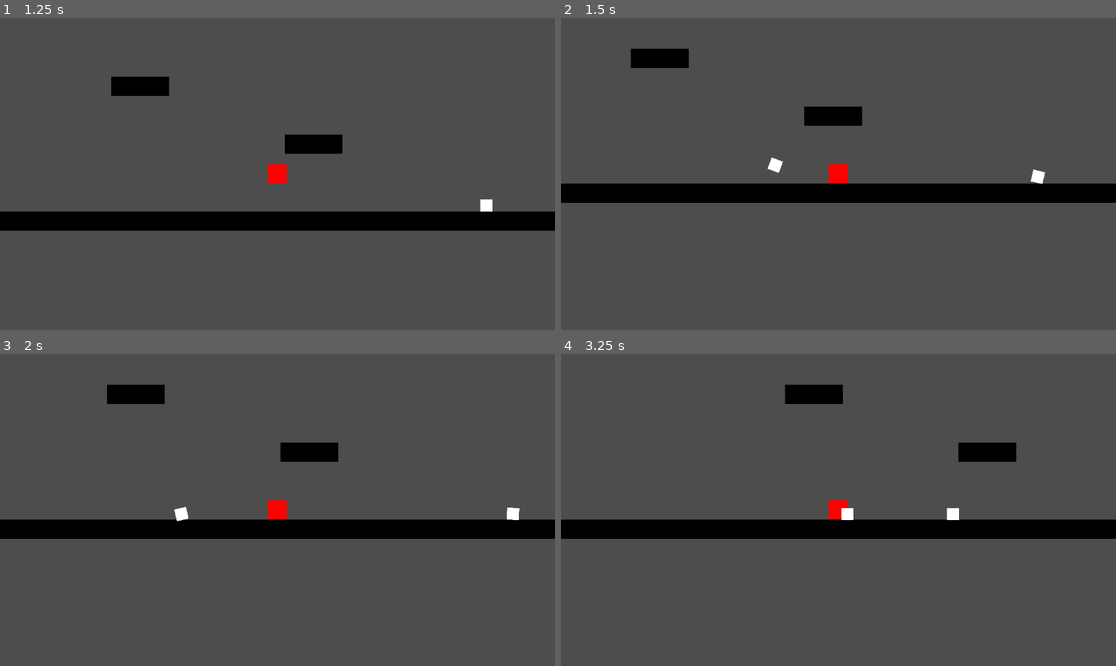
Above: before the commit, frames 1-4 (two rows, left to right).
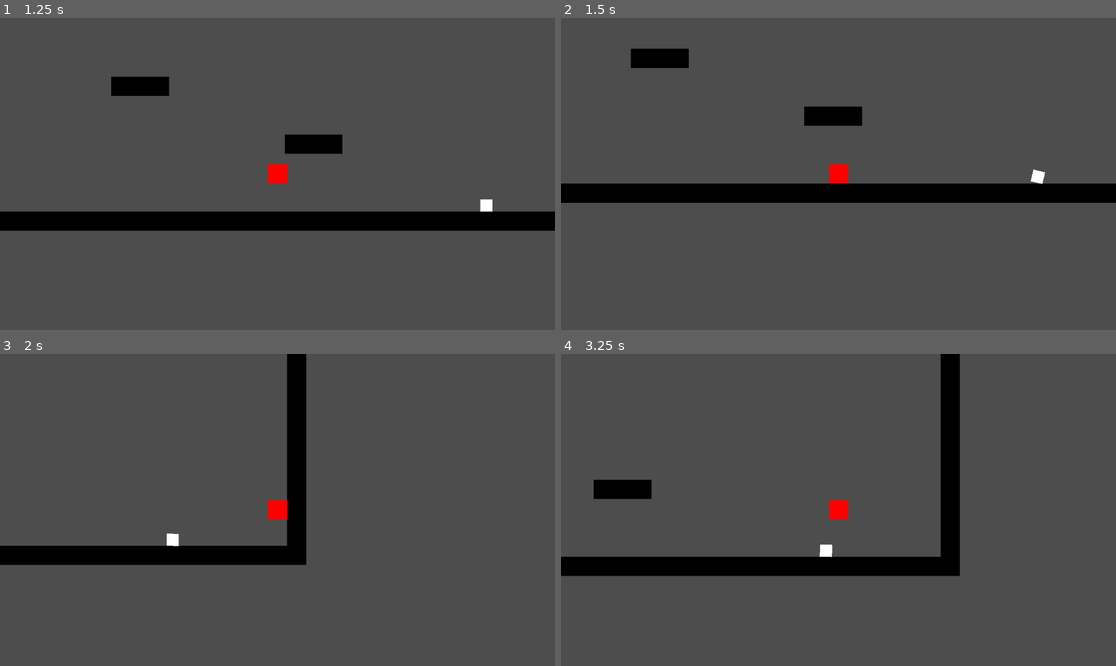
Above: after the commit, the same moments.

Repository: Lukko-Digital/upwell
Game: Godot game, scene res://src/main.tscn
Two runs of this game, one before a commit and one after it. Both use one fixed random seed, a clock stepped at 60 frames per second and the inputs below.
Inputs (mouse positions are in pixels of both pictures, inside the frame that each line leads up to):
- Up to frame 1 (1.25 s): tap Enter at 0.5 s; move the mouse to (399, 158) at 0.52 s; hold D (right) from 0.53 s (still down); hold Right mouse button (attract) from 0.53 s (still down); tap Space (jump) at 0.77 s; click (399, 158) at 0.8 s
- Up to frame 2 (1.5 s): keep holding D (right); move the mouse to (727, 189) at 1.27 s; release Right mouse button (attract) at 1.28 s; click (727, 189) at 1.35 s
- Up to frame 3 (2 s): keep holding D (right); tap Space (jump) at 1.52 s; right-click (166, 525) at 1.55 s
- Up to frame 4 (3.25 s): move the mouse to (894, 441) at 2.02 s; release D (right) at 2.03 s; hold A (left) 2.03-2.78 s; hold Right mouse button (attract) 2.03-2.78 s; click (894, 441) at 2.3 s; move the mouse to (810, 572) at 2.77 s; hold D (right) from 2.78 s (still down); click (810, 572) at 2.85 s; tap Space (jump) at 3.02 s; right-click (810, 572) at 3.05 s

Frame 1 is identical in both runs. In frame 2, less than 0.1% of the frame differs, in the area x 37-41%, y 44-50%; in frame 3, 12%; in frame 4, 15%, in the area x 0-100%, y 0-72%.

Commit message:
add drill bit recall

Diff:
--- a/project.godot
+++ b/project.godot
@@ -57,6 +57,7 @@
 
 2d_physics/layer_1="TERRAIN"
 2d_physics/layer_2="PLAYER"
+2d_physics/layer_3="DRILL"
 
 [rendering]
 
--- a/src/drill_bit.tscn
+++ b/src/drill_bit.tscn
@@ -6,7 +6,7 @@
 size = Vector2(10, 10)
 
 [node name="DrillBit" type="RigidBody2D"]
-collision_layer = 0
+collision_layer = 4
 script = ExtResource("1_586he")
 
 [node name="CollisionShape2D" type="CollisionShape2D" parent="."]
--- a/src/player.gd
+++ b/src/player.gd
@@ -1,4 +1,5 @@
 extends CharacterBody2D
+class_name Player
 
 const PLAYER = {
 	SPEED = 150.0,
@@ -13,13 +14,17 @@
 }
 
 @onready var drill_scene = preload ("res://src/drill_bit.tscn")
+@onready var pickup_area: Area2D = $PickupArea
+
 var gravity = ProjectSettings.get_setting("physics/2d/default_gravity")
-var drill = null
+var drill: RigidBody2D = null
 
 func _physics_process(delta):
 	handle_gravity(delta)
 	handle_movement(delta)
 	move_and_slide()
+	if drill:
+		print(drill.linear_velocity)
 
 func handle_gravity(delta):
 	if not is_on_floor():
@@ -29,10 +34,17 @@
 	# magnet attraction
 	if drill:
 		var vec_to_drill = (drill.global_position - global_position).normalized()
-		if Input.is_action_just_pressed("attract"):
-			velocity += vec_to_drill * DRILL.INITIAL_ATTRACT_SPEED
-		if Input.is_action_pressed("attract"):
-			velocity += vec_to_drill * DRILL.ATTRACT_FORCE * delta
+		if Input.is_action_pressed("down"):
+			if Input.is_action_pressed("attract"):
+				drill.apply_central_force( - vec_to_drill * DRILL.ATTRACT_FORCE * 4)
+				if drill in pickup_area.get_overlapping_bodies():
+					drill.queue_free()
+					drill = null
+		else:
+			if Input.is_action_just_pressed("attract"):
+				velocity += vec_to_drill * DRILL.INITIAL_ATTRACT_SPEED
+			if Input.is_action_pressed("attract"):
+				velocity += vec_to_drill * DRILL.ATTRACT_FORCE * delta
 
 	# friction
 	if abs(velocity.x) > PLAYER.SPEED and is_on_floor():
@@ -50,9 +62,11 @@
 		velocity.y = PLAYER.JUMP_VELOCITY
 
 func shoot():
+	if drill:
+		return
 	var instance: RigidBody2D = drill_scene.instantiate()
 	instance.position = global_position
-	instance.set_axis_velocity((get_global_mouse_position() - global_position).normalized() * DRILL.LAUNCH_SPEED)
+	instance.apply_central_impulse((get_global_mouse_position() - global_position).normalized() * DRILL.LAUNCH_SPEED)
 	get_parent().add_child(instance)
 	drill = instance
 
--- a/src/player.tscn
+++ b/src/player.tscn
@@ -1,9 +1,11 @@
-[gd_scene load_steps=3 format=3 uid="uid://baf33txsm5l8s"]
+[gd_scene load_steps=4 format=3 uid="uid://baf33txsm5l8s"]
 
 [ext_resource type="Script" path="res://src/player.gd" id="1_lbj7m"]
 
 [sub_resource type="RectangleShape2D" id="RectangleShape2D_piej1"]
 size = Vector2(16, 16)
+
+[sub_resource type="RectangleShape2D" id="RectangleShape2D_163mm"]
 
 [node name="Player" type="CharacterBody2D"]
 collision_layer = 0
@@ -18,3 +20,10 @@
 
 [node name="CollisionShape2D" type="CollisionShape2D" parent="."]
 shape = SubResource("RectangleShape2D_piej1")
+
+[node name="PickupArea" type="Area2D" parent="."]
+collision_layer = 0
+collision_mask = 4
+
+[node name="CollisionShape2D" type="CollisionShape2D" parent="PickupArea"]
+shape = SubResource("RectangleShape2D_163mm")
Not shown: 1 places in src/drill_bit.tscn that only renumber resources
